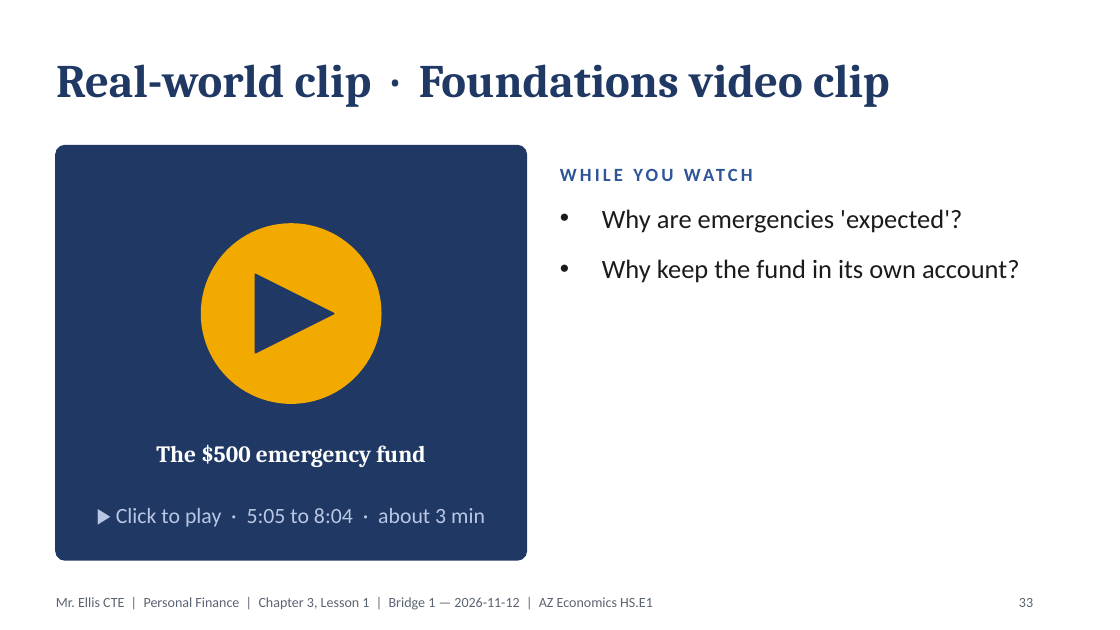
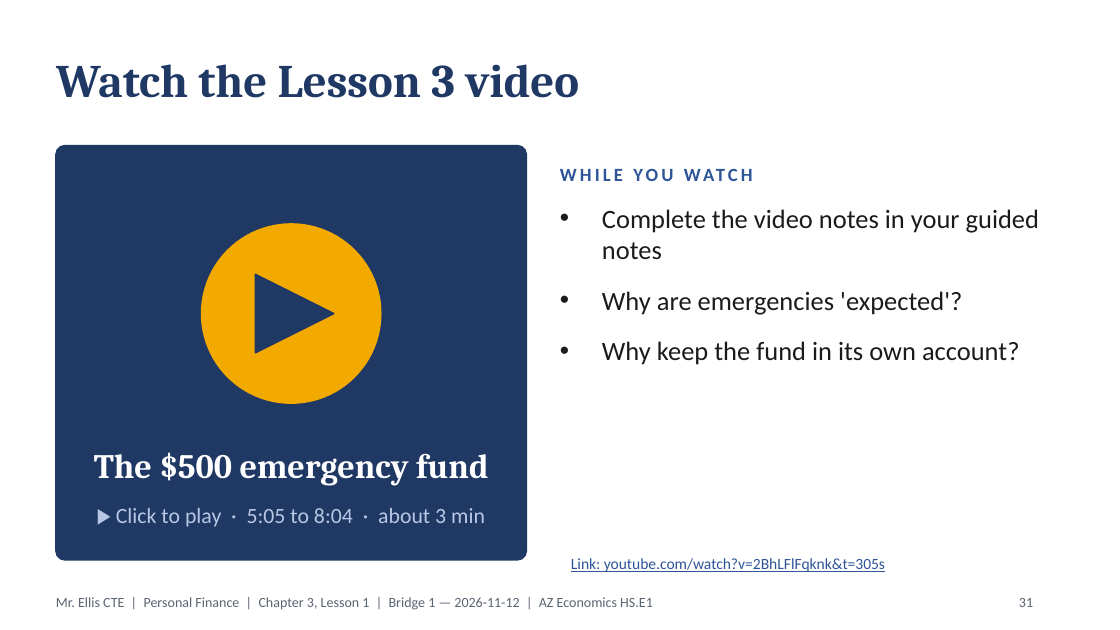
Before and after one commit to highgroundthree-art/electrical-el1-study-guides, a slide deck: slide 31 of financial-comprehension/personal/adult/Ch03_All_Lessons_ADULTS.pptx (slide 33 before the commit). Drawn at 1120x630 pixels with LibreOffice and Linux fonts; fonts in the diff are those of the drawing. Boxes give left, top, right and bottom in pixels: in the first picture for what was removed or moved away, otherwise in the second. Text is boxed around its words. In the diff, an @@ line names an element or a change of style, - is before the commit and + after.

```diff
--- a/financial-comprehension/personal/adult/Ch03_All_Lessons_ADULTS.pptx
+++ b/financial-comprehension/personal/adult/Ch03_All_Lessons_ADULTS.pptx
@@ title at (56, 64, 579, 98): text changed @@
-Real-world clip · Foundations video clip
+Watch the Lesson 3 video
@@ text at (602, 209, 1039, 259): paragraph added @@
+• Complete the video notes in your guided notes
@@ text "The $500 emergency fund": place and size @@
-text "The $500 emergency fund" at (156, 444, 425, 467)
+text "The $500 emergency fund" at (94, 452, 488, 486)
@@ text "The $500 emergency fund" at (94, 452, 488, 486): size 15 to 22 pt @@
@@ text added at (571, 558, 885, 572), 10 pt, text #2E5597, underline @@
+Link: youtube.com/watch?v=2BhLFlFqknk&t=305s
@@ page number at (1019, 598, 1033, 607): text changed @@
-33
+31
```
Also in this commit, not shown: 5 other slides changed, 5 slides removed, 11 other files.
